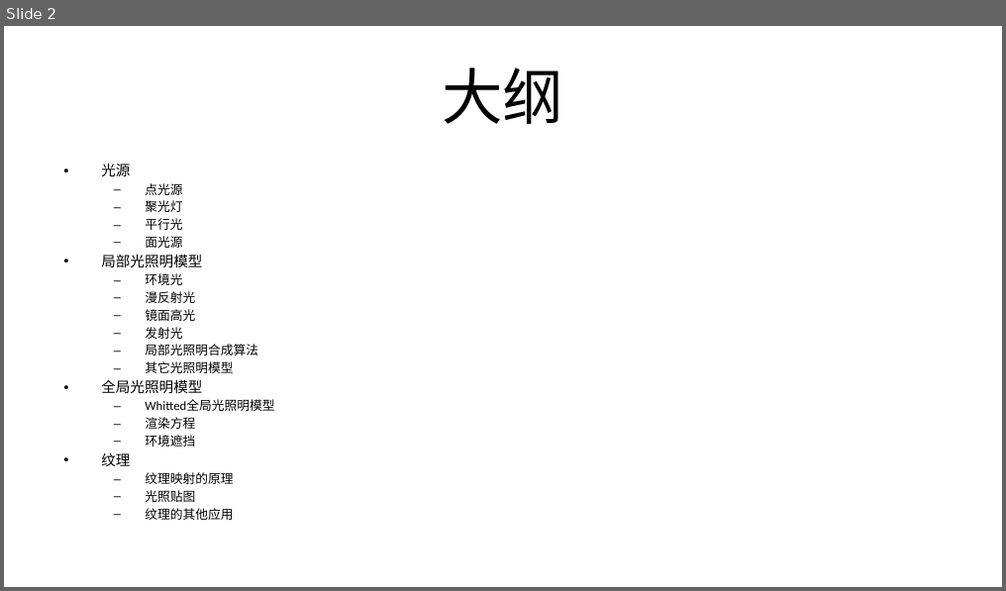
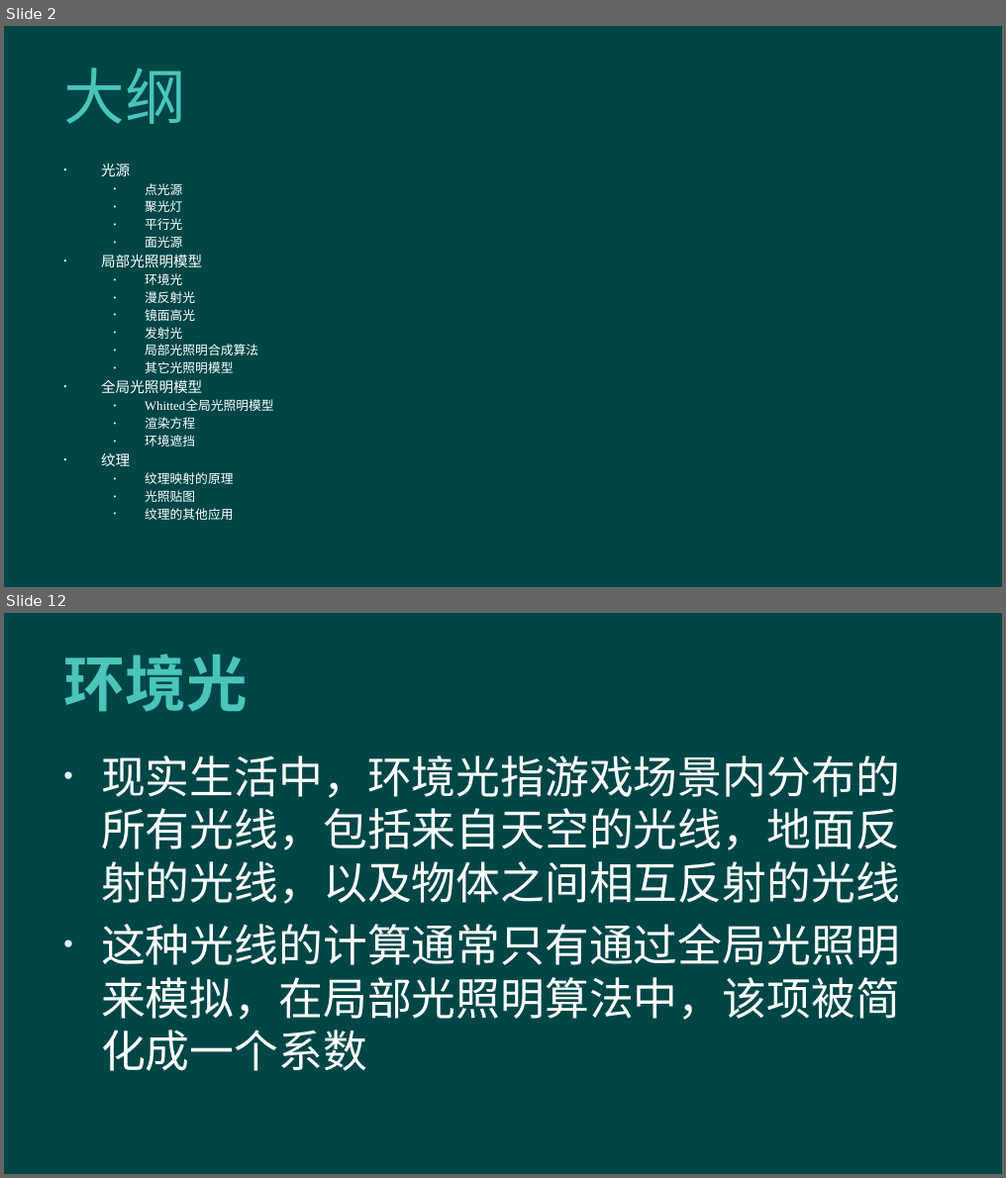
Before and after one commit to hanhonglei/Course_GameEngine, a slide deck: Slides/Principle/4 光照/4 光照.pptx. Shown one above the other, each under a label of ours: slide 2 before the commit, slides 2 and 12 after it; the slides between them are not shown. The pictures are 1006x591 and 1006x1178 pixels, drawn with LibreOffice and Linux fonts; fonts in the diff are those of the drawing; background and template pictures are left out. Boxes give left, top, right and bottom in pixels: in the first picture for what was removed or moved away, otherwise in the second. Text is boxed around its words. In the diff, an @@ line names an element or a change of style, - is before the commit and + after.

```diff
--- a/Slides/Principle/4 光照/4 光照.pptx
+++ b/Slides/Principle/4 光照/4 光照.pptx
@@ slide 12 added at bbox=[4, 613, 1002, 1174], background #004646 @@
@@ title added at bbox=[63, 654, 248, 712], 44 pt, text #4BC5B9, bold @@
+环境光
@@ text added at bbox=[101, 756, 900, 1071], 32 pt, text #FFFFFF @@
+• 现实生活中，环境光指游戏场景内分布的所有光线，包括来自天空的光线，地面反射的光线，以及物体之间相互反射的光线
+• 这种光线的计算通常只有通过全局光照明来模拟，在局部光照明算法中，该项被简化成一个系数
@@ slide 2 changed as well @@
@@ background #FFFFFF to #004646 @@
@@ title "大纲" at bbox=[63, 68, 186, 124]: font Calibri to Arial, text colour #000000 to #4BC5B9, letter spacing 0 to 0.5 pt; alignment centre to left @@
@@ text "光源" at bbox=[101, 163, 273, 520]: font Calibri to Times New Roman, text colour #000000 to #FFFFFF; bullet – to • @@
```
Also in this commit, not shown: 1 other slide changed, 32 other slides added, 1 other file.
